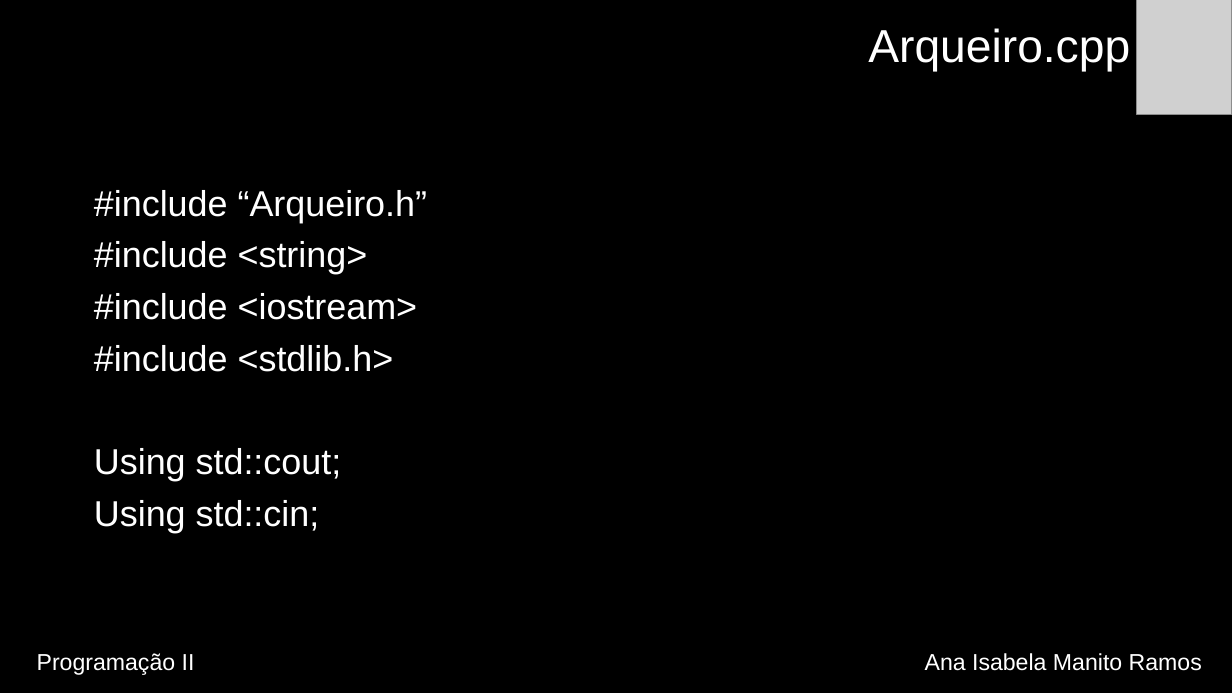
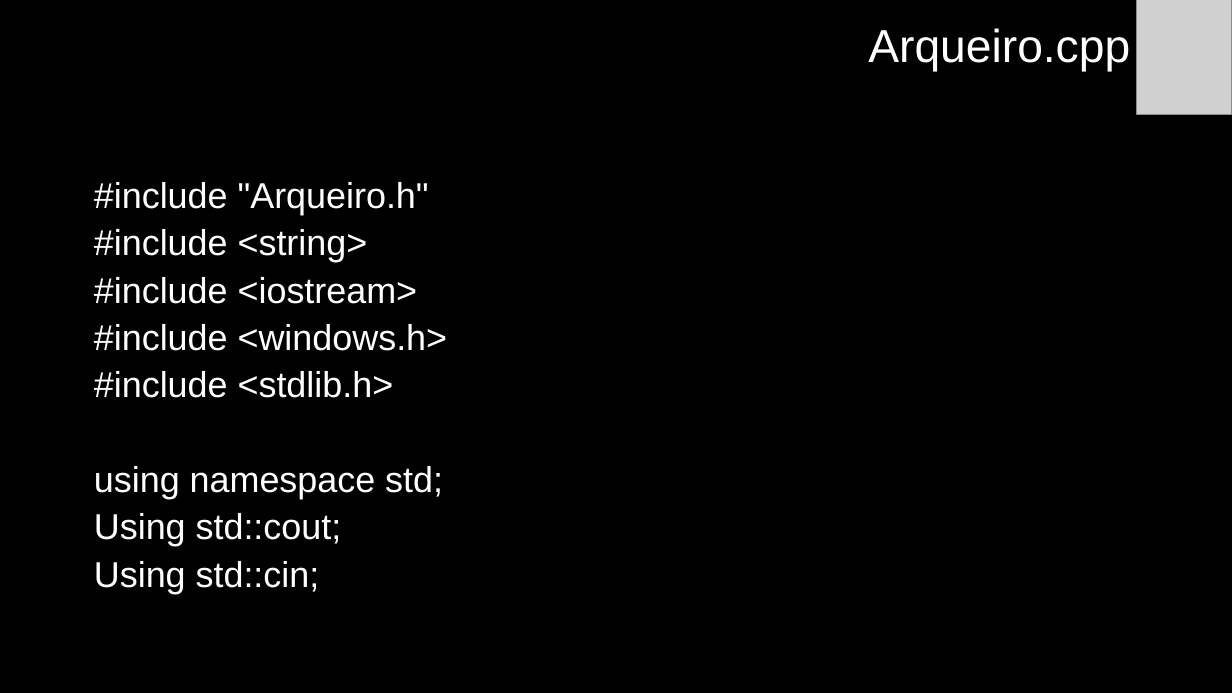
Before and after one commit to anaisabelamr/Arqueiro, a slide deck: slide 6 of Arqueiro/Arqueiro.pptx. Drawn at 1232x693 pixels with LibreOffice and Linux fonts; fonts in the diff are those of the drawing; grey boxes stand for pictures. Boxes give left, top, right and bottom in pixels: in the first picture for what was removed or moved away, otherwise in the second. Text is boxed around its words. In the diff, an @@ line names an element or a change of style, - is before the commit and + after.

```diff
--- a/Arqueiro/Arqueiro.pptx
+++ b/Arqueiro/Arqueiro.pptx
@@ text at box(94, 182, 429, 215): text changed @@
-#include “Arqueiro.h”
+#include "Arqueiro.h"
@@ text at box(94, 229, 418, 594): line spacing 0.9 to 0.8 @@
@@ text at box(94, 324, 447, 351): paragraph added @@
+#include <windows.h>
@@ text at box(94, 466, 443, 499): paragraph added @@
+using namespace std;
@@ text removed at box(37, 653, 1202, 675) @@
-Programação II Ana Isabela Manito Ramos
```
Also in this commit, not shown: 4 other slides changed, 6 slides added, 14 other files.
